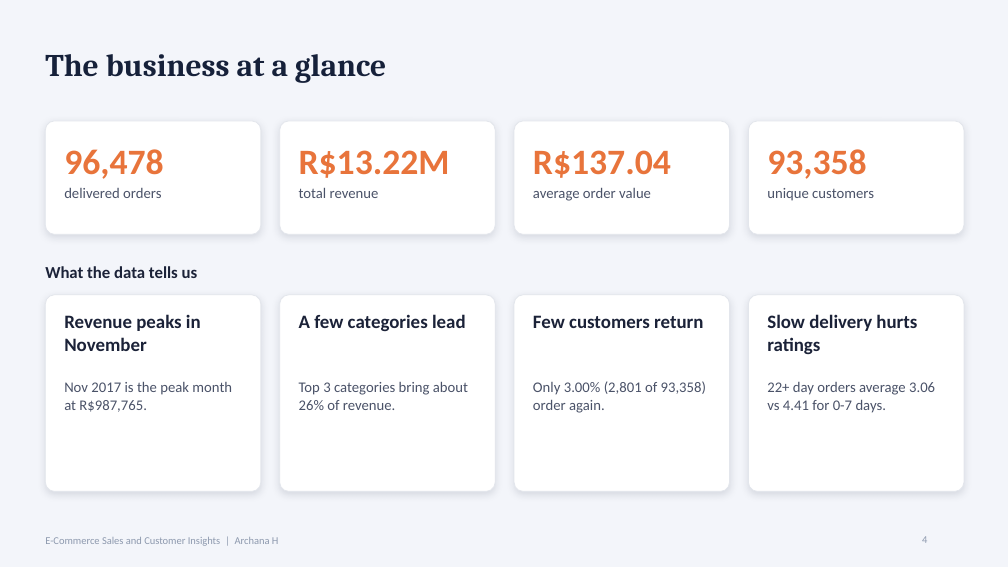
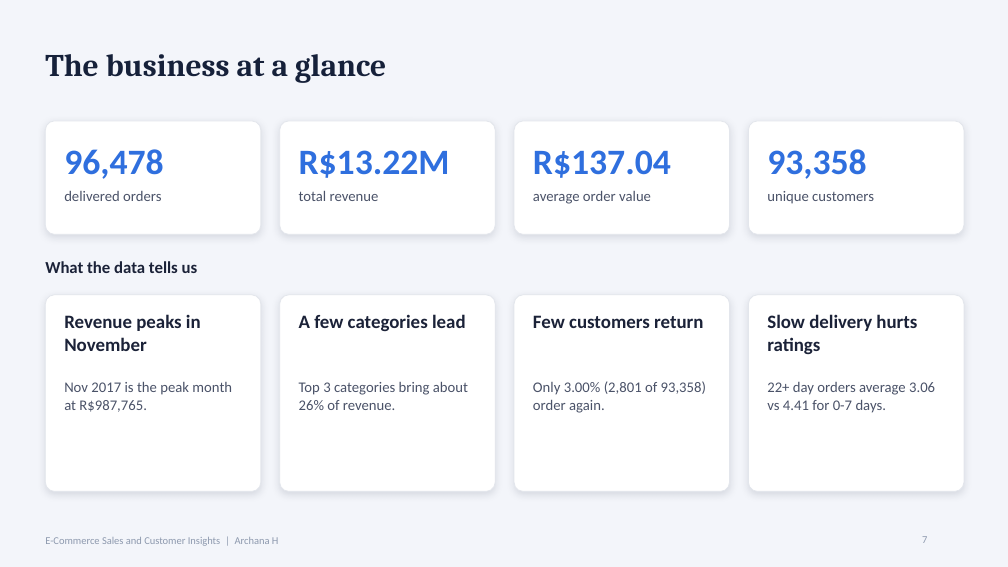
Before and after one commit to archanaarchanah0812-lgtm/ecommerce-sales-customer-insights, a slide deck: slide 7 of E-Commerce_Sales_Customer_Insights.pptx (slide 4 before the commit). Drawn at 1008x567 pixels with LibreOffice and Linux fonts; fonts in the diff are those of the drawing. Boxes give left, top, right and bottom in pixels: in the first picture for what was removed or moved away, otherwise in the second. Text is boxed around its words. In the diff, an @@ line names an element or a change of style, - is before the commit and + after.

```diff
--- a/E-Commerce_Sales_Customer_Insights.pptx
+++ b/E-Commerce_Sales_Customer_Insights.pptx
@@ text colour #E8743B to #2F6FDE in 4 elements at bbox=[64, 149, 163, 179], bbox=[299, 150, 450, 178], bbox=[533, 150, 671, 178], bbox=[767, 149, 866, 179] @@
@@ text "What the data tells us" at bbox=[45, 261, 198, 273]: vertical alignment middle to top @@
@@ page number at bbox=[922, 536, 927, 543]: text changed @@
-4
+7
```
Also in this commit, not shown: 9 other slides changed, 6 slides added, 2 slides removed.
